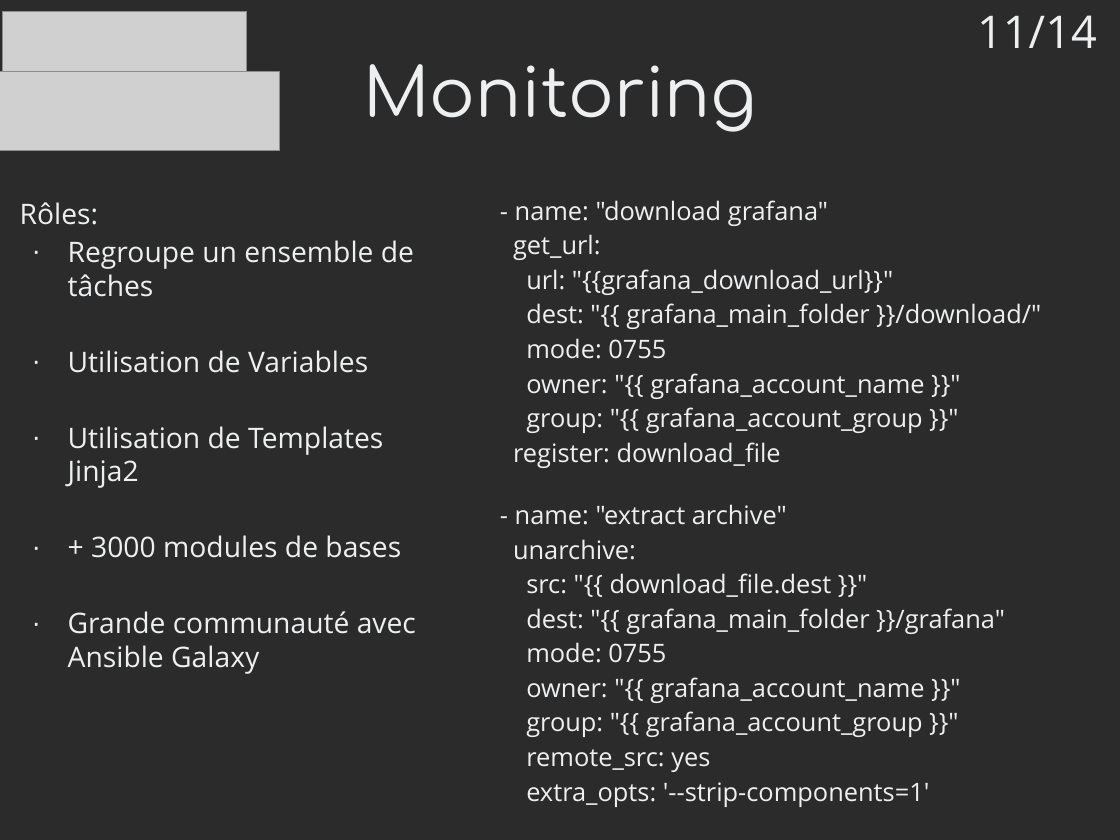
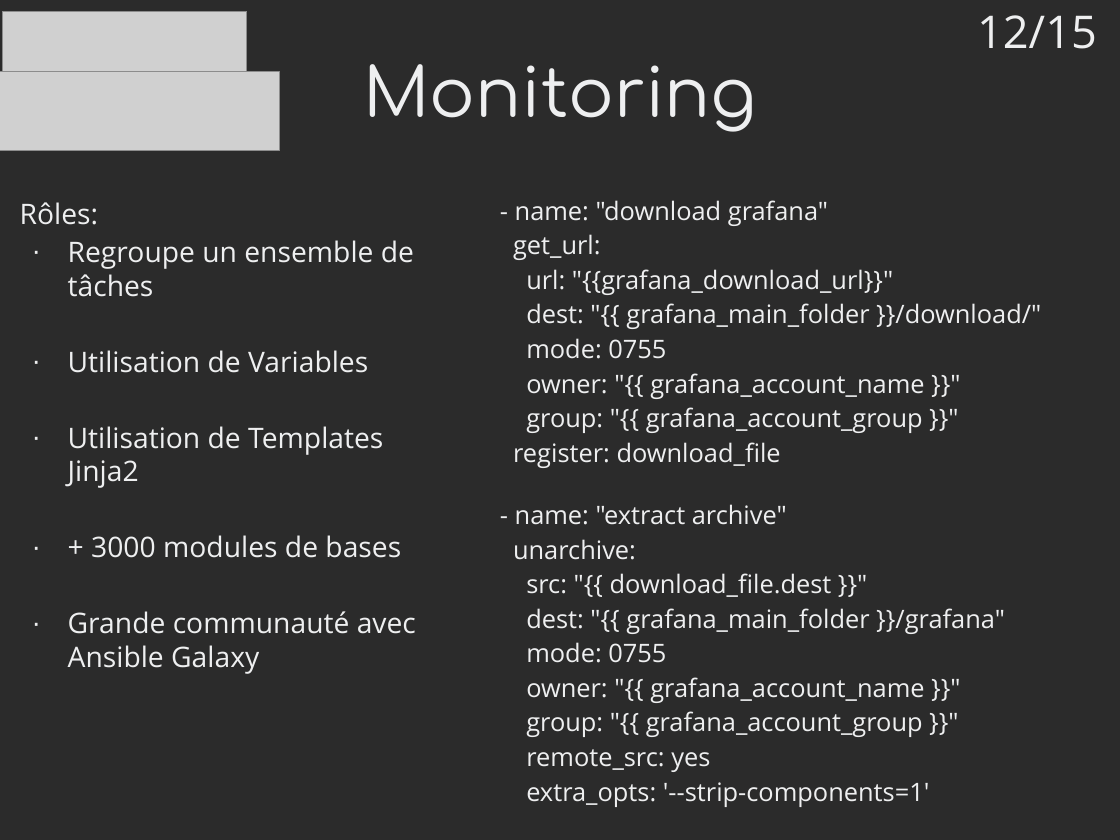
Before and after one commit to mrwormo/rapport_de_stage, a slide deck: slide 12 of files/prez.odp (slide 11 before the commit). Drawn at 1120x840 pixels with LibreOffice and Linux fonts; fonts in the diff are those of the drawing; grey boxes stand for pictures; background and template pictures are left out; a plain dark background stands for a picture behind light text. Boxes give left, top, right and bottom in pixels: in the first picture for what was removed or moved away, otherwise in the second. Text is boxed around its words. In the diff, an @@ line names an element or a change of style, - is before the commit and + after.

```diff
--- a/files/prez.odp
+++ b/files/prez.odp
@@ text at box(977, 15, 1097, 49): text changed @@
-11/14
+12/15
```
Also in this commit, not shown: 11 other slides changed, 3 slides added, 2 slides removed, 2 other files.
